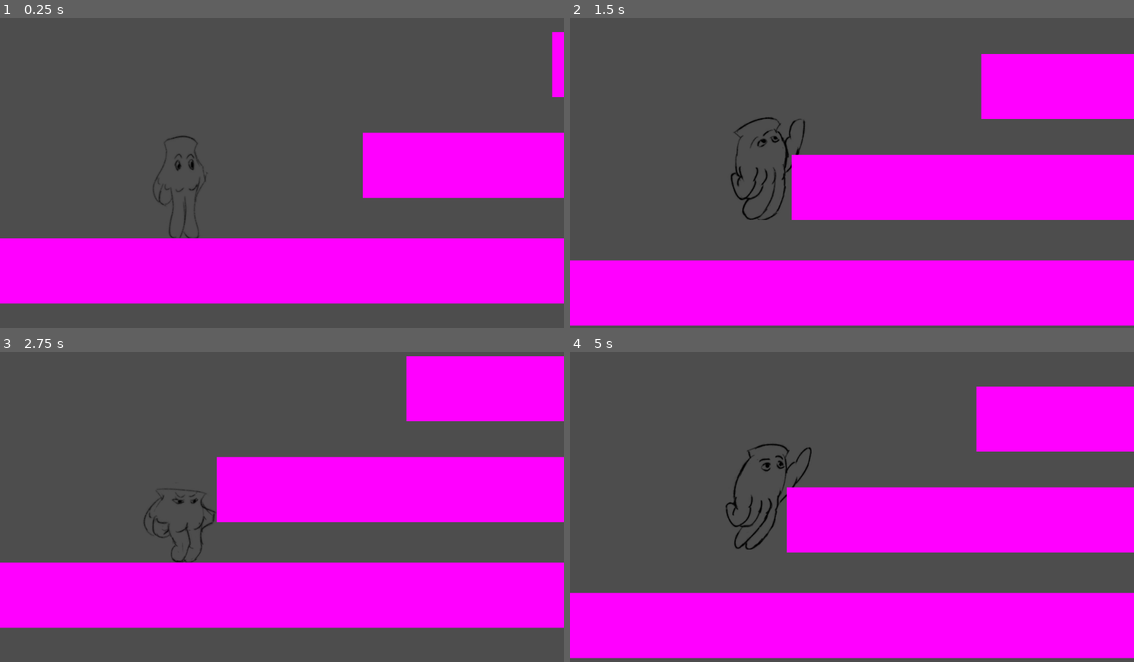
Above: before the commit, frames 1-4 (two rows, left to right).
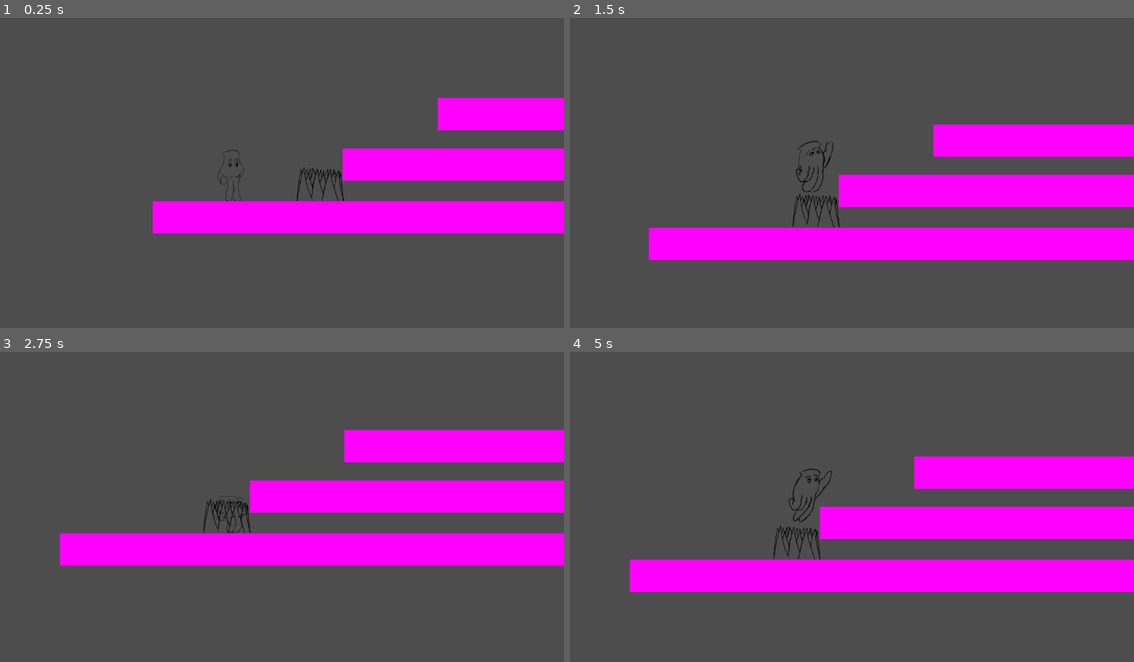
Above: after the commit, the same moments.

Repository: KonradOlender/Brackeys2025
Game: Godot game, scene res://Levels/level_1.tscn
Same seed, same stepped clock (60 frames per second), same inputs: the game is played once before the commit and once after it.
Inputs:
- Up to frame 1 (0.25 s): no input
- Up to frame 2 (1.5 s): hold Space (jump) 0.53-1.28 s; hold D (move_right) from 0.53 s (still down); tap Space (jump) at 1.35 s
- Up to frame 3 (2.75 s): tap Space (jump) at 1.52, 1.82 s; release D (move_right) at 2.03 s; hold Space (jump) from 2.03 s (still down)
- Up to frame 4 (5 s): release Space (jump) at 2.78 s; hold D (move_right) 2.78-4.28 s; tap Space (jump) at 2.85, 3.02, 3.32, 4.35, 4.52, 4.82 s; hold Space (jump) 3.53-4.28 s

The runs differ from the first frame. In frame 1, 36% of the frame differs, in the area x 0-100%, y 4-93%; in frame 2, 47%; in frame 3, 45%; in frame 4, 48%, in the area x 0-100%, y 11-99%.

Commit message:
added spikes

Diff:
--- a/brackeys2025-godot/Levels/level_1.tscn
+++ b/brackeys2025-godot/Levels/level_1.tscn
@@ -1,6 +1,7 @@
-[gd_scene load_steps=6 format=3 uid="uid://dh7rtfr50mvso"]
+[gd_scene load_steps=7 format=3 uid="uid://dh7rtfr50mvso"]
 
 [ext_resource type="PackedScene" uid="uid://y7tnowmq5k2r" path="res://Player/player.tscn" id="1_nrdeq"]
+[ext_resource type="PackedScene" uid="uid://cqs7jx32vil3v" path="res://Obstacles/spikes.tscn" id="2_anua6"]
 
 [sub_resource type="RectangleShape2D" id="RectangleShape2D_dxvv6"]
 size = Vector2(13034, 132)
@@ -16,13 +17,15 @@
 [node name="Level1" type="Node2D"]
 
 [node name="Player" parent="." instance=ExtResource("1_nrdeq")]
-position = Vector2(-315, 27)
-jump_height = 200.0
+position = Vector2(-399, 60)
+jump_height = 350.0
 jump_time_to_peak = 0.5
 jump_time_to_ground = 0.3
 
 [node name="StaticBody2D" type="StaticBody2D" parent="."]
 position = Vector2(0, 323)
+collision_layer = 2
+collision_mask = 0
 
 [node name="CollisionShape2D" type="CollisionShape2D" parent="StaticBody2D"]
 position = Vector2(5788, 0)
@@ -33,8 +36,13 @@
 scale = Vector2(6035, 133)
 texture = SubResource("PlaceholderTexture2D_koe3c")
 
+[node name="Spikes" parent="StaticBody2D" instance=ExtResource("2_anua6")]
+position = Vector2(-42, -164)
+
 [node name="StaticBody2D2" type="StaticBody2D" parent="."]
 position = Vector2(776, 107)
+collision_layer = 2
+collision_mask = 0
 
 [node name="CollisionShape2D" type="CollisionShape2D" parent="StaticBody2D2"]
 position = Vector2(195.5, 0)
@@ -48,6 +56,8 @@
 [node name="StaticBody2D3" type="StaticBody2D" parent="."]
 position = Vector2(669, -99)
 scale = Vector2(0.319999, 1)
+collision_layer = 2
+collision_mask = 0
 
 [node name="CollisionShape2D" type="CollisionShape2D" parent="StaticBody2D3"]
 position = Vector2(1196.88, 0)
--- /dev/null
+++ b/brackeys2025-godot/Obstacles/spikes.gd
@@ -0,0 +1,12 @@
+extends Area2D
+signal spikes_triggered
+var damage := 1
+
+
+func _ready() -> void:
+	body_entered.connect(_on_body_entered)
+
+func _on_body_entered(body):
+	if body.has_method("on_spikes_triggered"):
+		spikes_triggered.connect(body.on_spikes_triggered)
+	spikes_triggered.emit(damage)
--- /dev/null
+++ b/brackeys2025-godot/Obstacles/spikes.tscn
@@ -0,0 +1,19 @@
+[gd_scene load_steps=4 format=3 uid="uid://cqs7jx32vil3v"]
+
+[ext_resource type="Texture2D" uid="uid://bt0hfn388myrw" path="res://Obstacles/spikes.png" id="1_gacpn"]
+[ext_resource type="Script" path="res://Obstacles/spikes.gd" id="1_ketde"]
+
+[sub_resource type="RectangleShape2D" id="RectangleShape2D_3jft8"]
+size = Vector2(432, 298)
+
+[node name="Spikes" type="Area2D"]
+scale = Vector2(0.4, 0.4)
+collision_layer = 2
+script = ExtResource("1_ketde")
+
+[node name="Sprite2D" type="Sprite2D" parent="."]
+texture = ExtResource("1_gacpn")
+
+[node name="CollisionShape2D" type="CollisionShape2D" parent="."]
+position = Vector2(-3, 91)
+shape = SubResource("RectangleShape2D_3jft8")
--- a/brackeys2025-godot/Player/player.gd
+++ b/brackeys2025-godot/Player/player.gd
@@ -1,6 +1,7 @@
 extends CharacterBody2D
 
 @export var speed := 350
+@export var hp := 10
 const FLOATY_GRAVITY := 100
 
 @export var jump_height : float
@@ -38,3 +39,10 @@
 func jump():
 	is_jumping = true
 	velocity.y = jump_velocity
+
+func take_damage(damage := 1):
+	hp -= damage
+	print_debug(hp)
+
+func on_spikes_triggered(damage):
+	take_damage(damage)
--- a/brackeys2025-godot/Player/player.tscn
+++ b/brackeys2025-godot/Player/player.tscn
@@ -198,6 +198,7 @@
 
 [node name="Player" type="CharacterBody2D"]
 scale = Vector2(0.5, 0.5)
+collision_mask = 2
 script = ExtResource("1_6mrwf")
 
 [node name="AnimatedGlove" type="AnimatedSprite2D" parent="."]
@@ -211,5 +212,6 @@
 
 [node name="Camera2D" type="Camera2D" parent="."]
 offset = Vector2(200, 0)
+zoom = Vector2(0.5, 0.5)
 position_smoothing_enabled = true
 position_smoothing_speed = 10.0
--- a/brackeys2025-godot/project.godot
+++ b/brackeys2025-godot/project.godot
@@ -46,3 +46,8 @@
 "events": [Object(InputEventKey,"resource_local_to_scene":false,"resource_name":"","device":-1,"window_id":0,"alt_press …(191 unchanged characters)…
 ]
 }
+
+[layer_names]
+
+2d_physics/layer_1="Player"
+2d_physics/layer_2="platform"
Binary file added: brackeys2025-godot/Obstacles/spikes.png
Not shown, added: brackeys2025-godot/Obstacles/spikes.png.import
